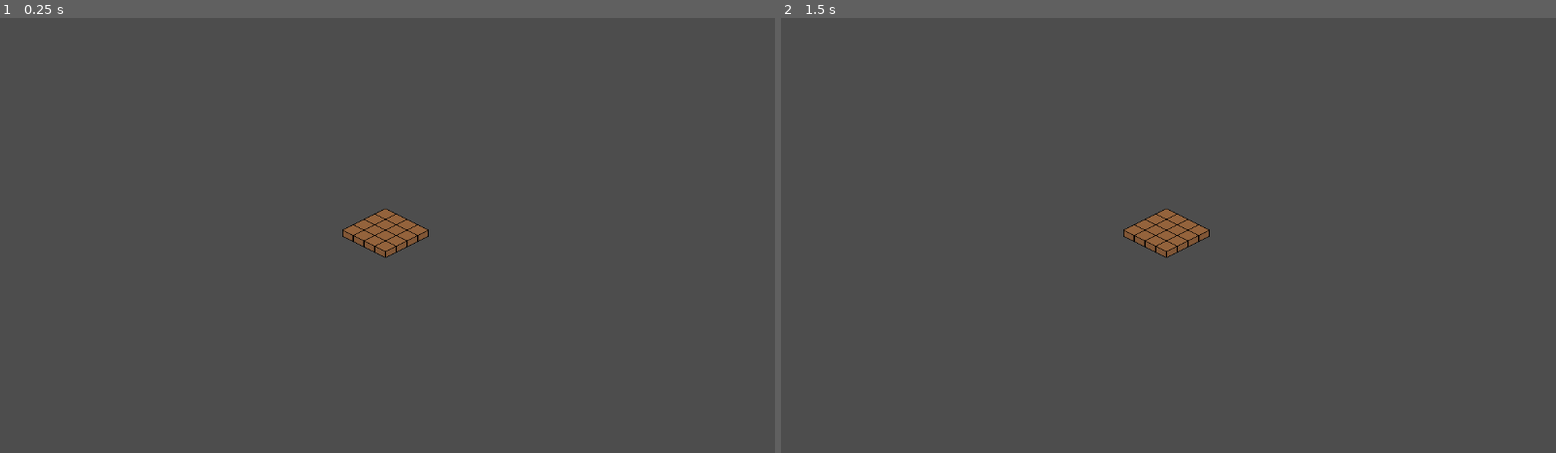
Above: before the commit, frames 1-2 (left to right).
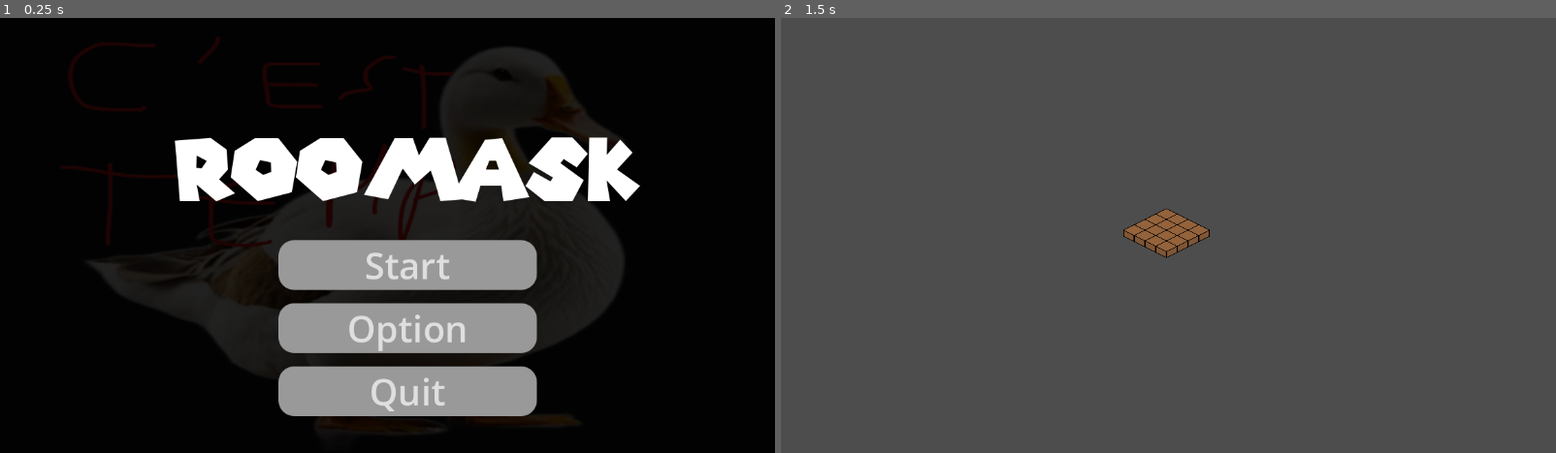
Above: after the commit, the same moments.

Repository: Jishuashi/GGJ2026-Roomask
Game: Godot game, scene res://Scenes/main_menu.tscn
Two runs of this game, one before a commit and one after it. Both use one fixed random seed, a clock stepped at 60 frames per second and the inputs below. Before the commit the project starts from res://Scenes/main.tscn.
Inputs (mouse positions are in pixels of both pictures, inside the frame that each line leads up to):
- Up to frame 1 (0.25 s): no input
- Up to frame 2 (1.5 s): click (1191, 265) at 0.5 s, where only the run after the commit has a clickable "Start"; tap Enter at 1.25 s

The runs differ from the first frame. In frame 1, 100% of the frame differs, in the area x 0-100%, y 0-100%; in frame 2, nothing differs.

Commit message:
map easter egg

Diff:
--- a/Scenes/easter_egg.tscn
+++ b/Scenes/easter_egg.tscn
@@ -1,6 +1,7 @@
 [gd_scene format=3 uid="uid://b6vgha7w2rpov"]
 
 [ext_resource type="Texture2D" uid="uid://drbmuh3k4kiwd" path="res://Assets/easter_egg.png" id="1_aq3mi"]
+[ext_resource type="AudioStream" uid="uid://dc11tjir27gtt" path="res://Assets/easteregg.wav" id="2_dxjnb"]
 
 [sub_resource type="StyleBoxTexture" id="StyleBoxTexture_dxjnb"]
 texture = ExtResource("1_aq3mi")
@@ -20,3 +21,7 @@
 offset_right = 1163.0
 offset_bottom = 660.0
 theme_override_styles/panel = SubResource("StyleBoxTexture_dxjnb")
+
+[node name="audio_easter_egg" type="AudioStreamPlayer" parent="Panel" unique_id=1570198291]
+stream = ExtResource("2_dxjnb")
+autoplay = true
--- a/project.godot
+++ b/project.godot
@@ -11,7 +11,7 @@
 [application]
 
 config/name="Roomask"
-run/main_scene="uid://bbbpsx08ljsbn"
+run/main_scene="uid://crs8bohrb6wxm"
 config/features=PackedStringArray("4.6", "Forward Plus")
 config/icon="res://Assets/icon.svg"
 
Not shown, added: Assets/easteregg.wav.import
Not shown, added: export_presets.cfg
Not shown, added: Assets/easteregg.wav
Not shown, added: Roomask.console.exe
Not shown, added: Roomask.exe
